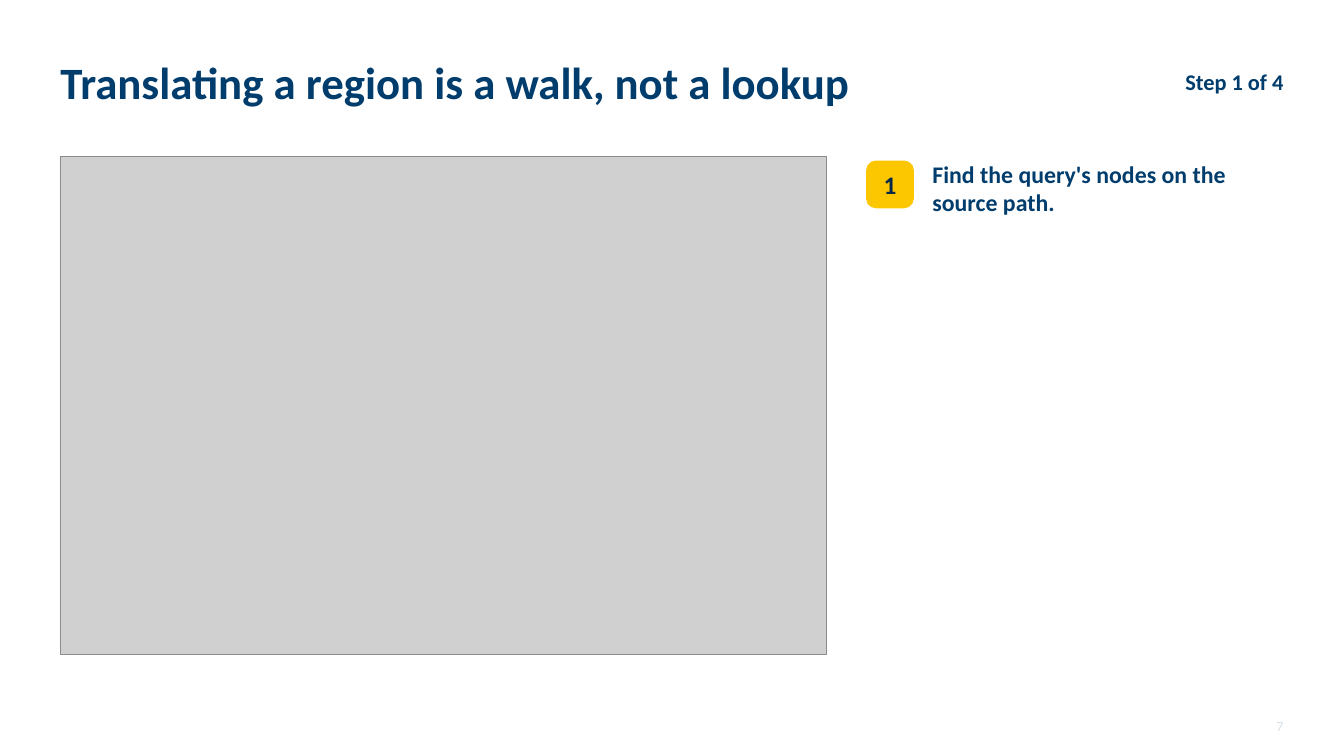
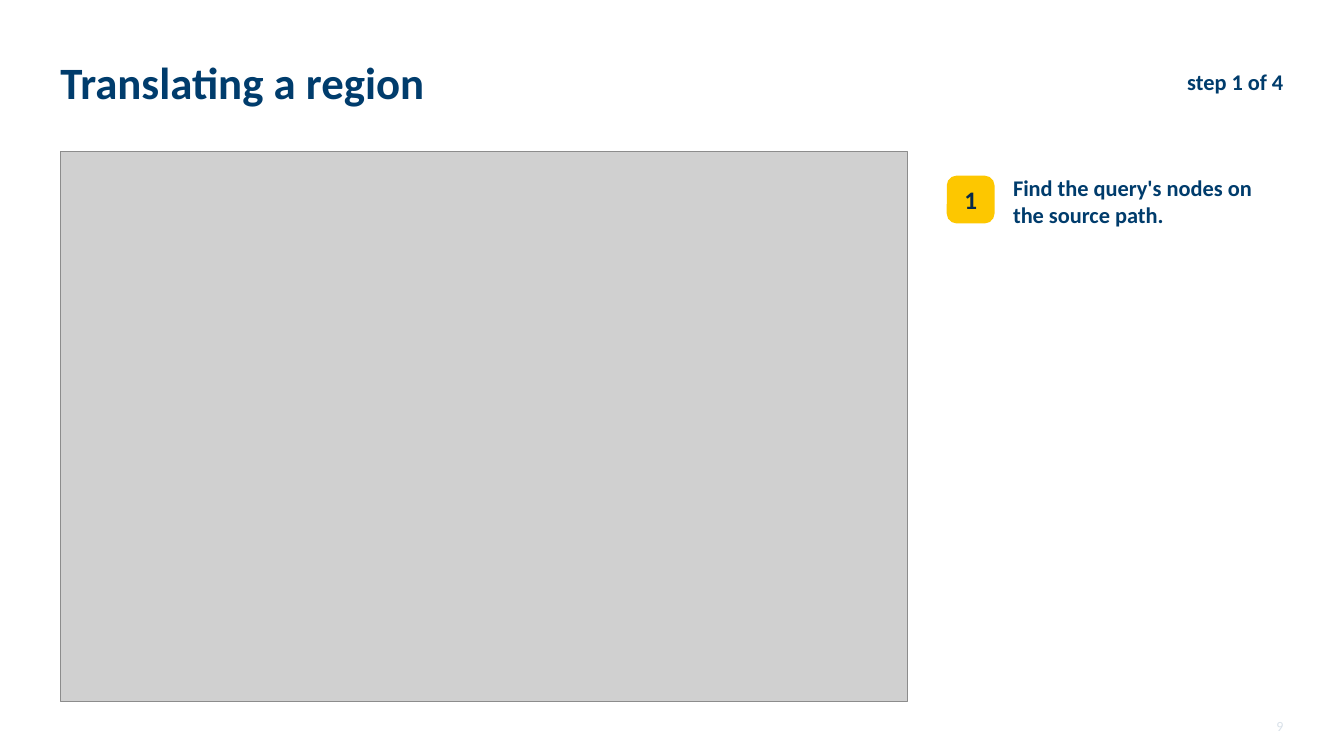
Before and after one commit to parsaeskandar/hprc_2026_poster, a slide deck: slide 9 of talk/HPRC2026_talk.pptx (slide 7 before the commit). Drawn at 1344x756 pixels with LibreOffice and Linux fonts; fonts in the diff are those of the drawing; grey boxes stand for pictures. Boxes give left, top, right and bottom in pixels: in the first picture for what was removed or moved away, otherwise in the second. Text is boxed around its words. In the diff, an @@ line names an element or a change of style, - is before the commit and + after.

Commit message:
Talk v7: simplify. Figures and screenshots first, talking points instead of a script

```diff
--- a/talk/HPRC2026_talk.pptx
+++ b/talk/HPRC2026_talk.pptx
@@ text at box(60, 67, 424, 107): text changed @@
-Translating a region is a walk, not a lookup
+Translating a region
@@ text at box(1187, 74, 1283, 94): text changed @@
-Step 1 of 4
+step 1 of 4
@@ picture: place and size @@
-picture at box(60, 156, 827, 654)
+picture at box(60, 151, 907, 702)
@@ text "1": place and size @@
-text "1" at box(884, 177, 897, 194)
+text "1" at box(964, 192, 977, 209)
@@ rounded rectangle: place and size @@
-rounded rectangle at box(867, 161, 913, 208)
+rounded rectangle at box(948, 176, 994, 223)
@@ text "Find the query's nodes on ...": place and size @@
-text "Find the query's nodes on ..." at box(932, 166, 1226, 215)
+text "Find the query's nodes on ..." at box(1013, 180, 1252, 227)
@@ text "Find the query's nodes on ..." at box(1013, 180, 1252, 227): size 17 to 16 pt @@
```
Also in this commit, not shown: 12 other slides changed, 5 slides added, 11 slides removed, 4 other files.
